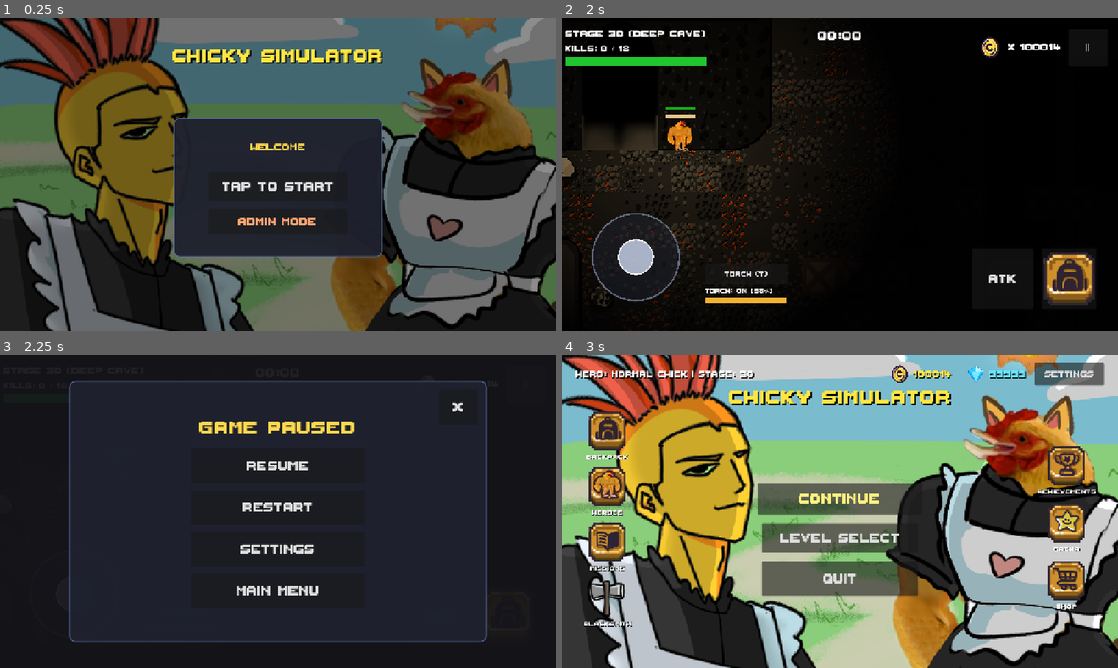
Above: before the commit, frames 1-4 (two rows, left to right).
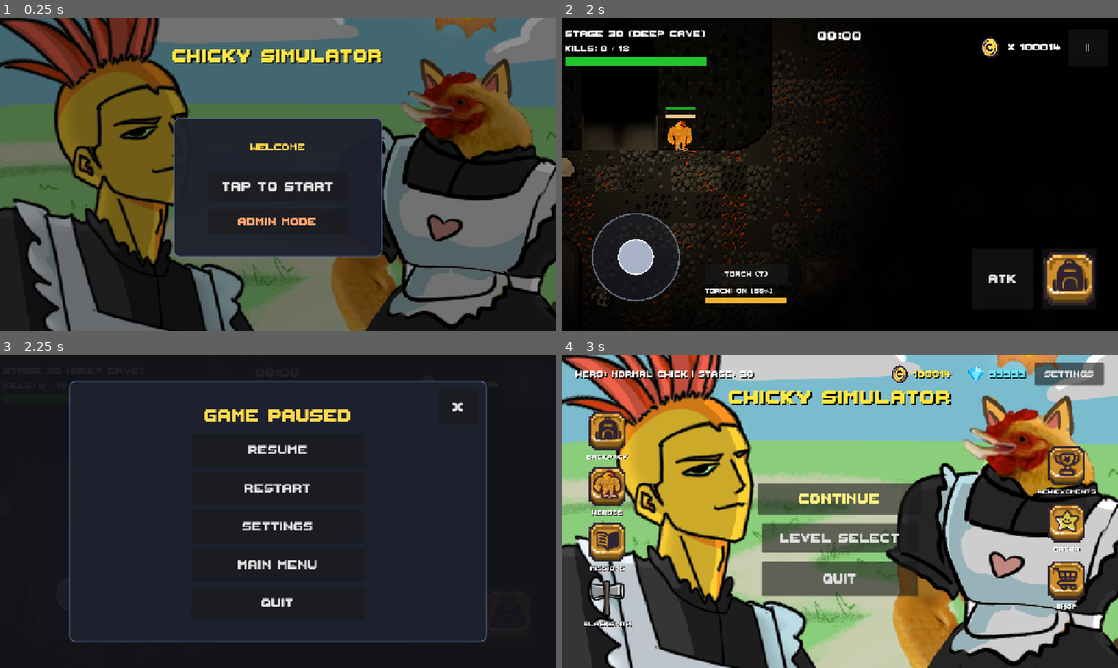
Above: after the commit, the same moments.

Repository: PuoLin/Chicky-Simulator-v3.0
Game: Godot game, scene res://scenes/ui/AuthScreen.tscn
Two runs of this game, one before a commit and one after it. Both use one fixed random seed, a clock stepped at 60 frames per second and the inputs below. Sound files missing from this copy of the repository are replaced by a short silence.
Inputs:
- Up to frame 1 (0.25 s): no input
- Up to frame 2 (2 s): click "ADMIN MODE" at 0.5 s; click "CONTINUE" at 1.25 s
- Up to frame 3 (2.25 s): click "||" at 2 s
- Up to frame 4 (3 s): click "MAIN MENU" at 2.75 s

Frames 1-2 are identical in both runs. In frame 3, 3.6% of the frame differs, in the area x 35-64%, y 17-81%; in frame 4, nothing differs.

Commit message:
Fixed the quit button

Diff:
--- a/scenes/ui/PauseMenu.tscn
+++ b/scenes/ui/PauseMenu.tscn
@@ -59,49 +59,56 @@
 anchor_right = 1.0
 anchor_bottom = 1.0
 offset_left = 40.0
-offset_top = 25.0
+offset_top = 20.0
 offset_right = -40.0
-offset_bottom = -25.0
+offset_bottom = -20.0
 grow_horizontal = 2
 grow_vertical = 2
 mouse_filter = 2
-theme_override_constants/separation = 16
+theme_override_constants/separation = 12
 alignment = 1
 
 [node name="Title" type="Label" parent="CenterContainer/Panel/VBoxContainer"]
 layout_mode = 2
 theme_override_colors/font_color = Color(1, 0.85, 0.3, 1)
-theme_override_font_sizes/font_size = 68
+theme_override_font_sizes/font_size = 64
 text = "GAME PAUSED"
 horizontal_alignment = 1
 
 [node name="ResumeBtn" type="Button" parent="CenterContainer/Panel/VBoxContainer"]
-custom_minimum_size = Vector2(400, 80)
+custom_minimum_size = Vector2(400, 76)
 layout_mode = 2
 size_flags_horizontal = 4
-theme_override_font_sizes/font_size = 48
+theme_override_font_sizes/font_size = 46
 text = "RESUME"
 
 [node name="RestartBtn" type="Button" parent="CenterContainer/Panel/VBoxContainer"]
-custom_minimum_size = Vector2(400, 80)
+custom_minimum_size = Vector2(400, 76)
 layout_mode = 2
 size_flags_horizontal = 4
-theme_override_font_sizes/font_size = 48
+theme_override_font_sizes/font_size = 46
 text = "RESTART"
 
 [node name="SettingsBtn" type="Button" parent="CenterContainer/Panel/VBoxContainer"]
-custom_minimum_size = Vector2(400, 80)
+custom_minimum_size = Vector2(400, 76)
 layout_mode = 2
 size_flags_horizontal = 4
-theme_override_font_sizes/font_size = 48
+theme_override_font_sizes/font_size = 46
 text = "SETTINGS"
 
 [node name="MainMenuBtn" type="Button" parent="CenterContainer/Panel/VBoxContainer"]
-custom_minimum_size = Vector2(400, 80)
+custom_minimum_size = Vector2(400, 76)
 layout_mode = 2
 size_flags_horizontal = 4
-theme_override_font_sizes/font_size = 48
+theme_override_font_sizes/font_size = 46
 text = "MAIN MENU"
+
+[node name="QuitBtn" type="Button" parent="CenterContainer/Panel/VBoxContainer"]
+custom_minimum_size = Vector2(400, 76)
+layout_mode = 2
+size_flags_horizontal = 4
+theme_override_font_sizes/font_size = 46
+text = "QUIT"
 
 [node name="CloseButton" type="Button" parent="CenterContainer/Panel"]
 custom_minimum_size = Vector2(90, 80)
--- a/scripts/ui/main_menu.gd
+++ b/scripts/ui/main_menu.gd
@@ -100,8 +100,11 @@
 
 func _on_quit_pressed() -> void:
 	if OS.has_feature("web"):
-		# Tell the Huawei Quick App webview to close or go back
+		# Mute the master bus to prevent the currentTime null error during browser teardown
+		var master_idx = AudioServer.get_bus_index("Master")
+		AudioServer.set_bus_mute(master_idx, true)
+
+		# Rely entirely on the browser/webview to close the app
 		JavaScriptBridge.eval("window.close(); window.history.back();")
-
-	# Fallback: Kill the Godot engine process
-	get_tree().quit()
+	else:
+		get_tree().quit()
--- a/scripts/ui/pause_menu.gd
+++ b/scripts/ui/pause_menu.gd
@@ -9,6 +9,7 @@
 @onready var restart_btn: Button = get_node_or_null("CenterContainer/Panel/VBoxContainer/RestartBtn")
 @onready var settings_btn: Button = get_node_or_null("CenterContainer/Panel/VBoxContainer/SettingsBtn")
 @onready var main_menu_btn: Button = get_node_or_null("CenterContainer/Panel/VBoxContainer/MainMenuBtn")
+@onready var quit_btn: Button = get_node_or_null("CenterContainer/Panel/VBoxContainer/QuitBtn")
 @onready var close_btn: Button = get_node_or_null("CenterContainer/Panel/CloseButton")
 @onready var settings_ui: SettingsUI = $SettingsUI
 
@@ -25,6 +26,8 @@
 		settings_btn.pressed.connect(_on_settings_pressed)
 	if main_menu_btn and not main_menu_btn.pressed.is_connected(_on_main_menu_pressed):
 		main_menu_btn.pressed.connect(_on_main_menu_pressed)
+	if quit_btn and not quit_btn.pressed.is_connected(_on_quit_pressed):
+		quit_btn.pressed.connect(_on_quit_pressed)
 
 	var close_button: Button = close_btn
 	if not close_button:
@@ -69,3 +72,14 @@
 func _on_main_menu_pressed() -> void:
 	get_tree().paused = false
 	get_tree().change_scene_to_file.call_deferred("res://scenes/main/MainMenu.tscn")
+
+func _on_quit_pressed() -> void:
+	if OS.has_feature("web"):
+		# Mute the master bus to prevent the currentTime null error during browser teardown
+		var master_idx = AudioServer.get_bus_index("Master")
+		AudioServer.set_bus_mute(master_idx, true)
+
+		# Rely entirely on the browser/webview to close the app
+		JavaScriptBridge.eval("window.close(); window.history.back();")
+	else:
+		get_tree().quit()
Not shown, changed: huawei_build/index.pck
